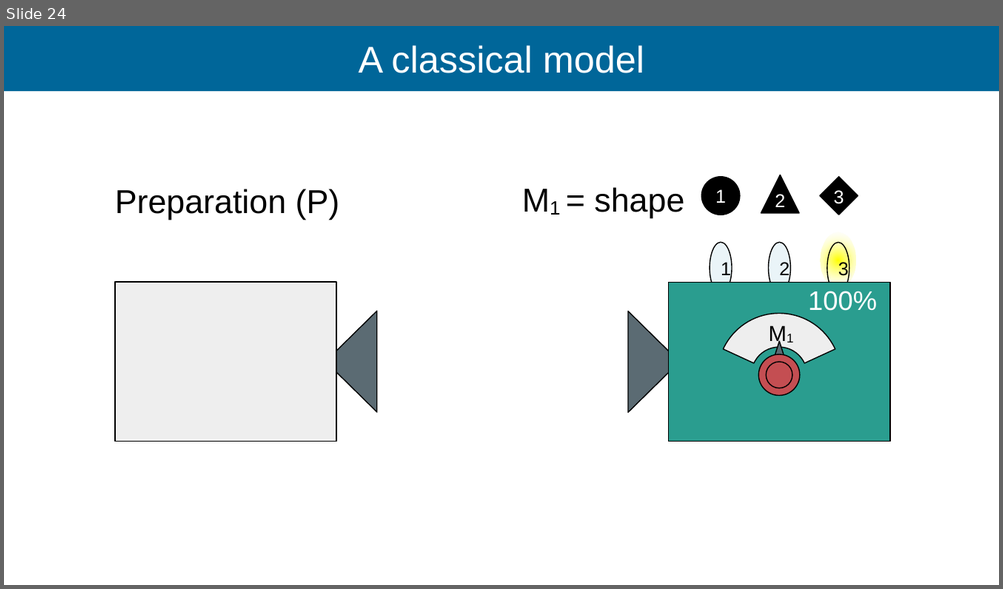
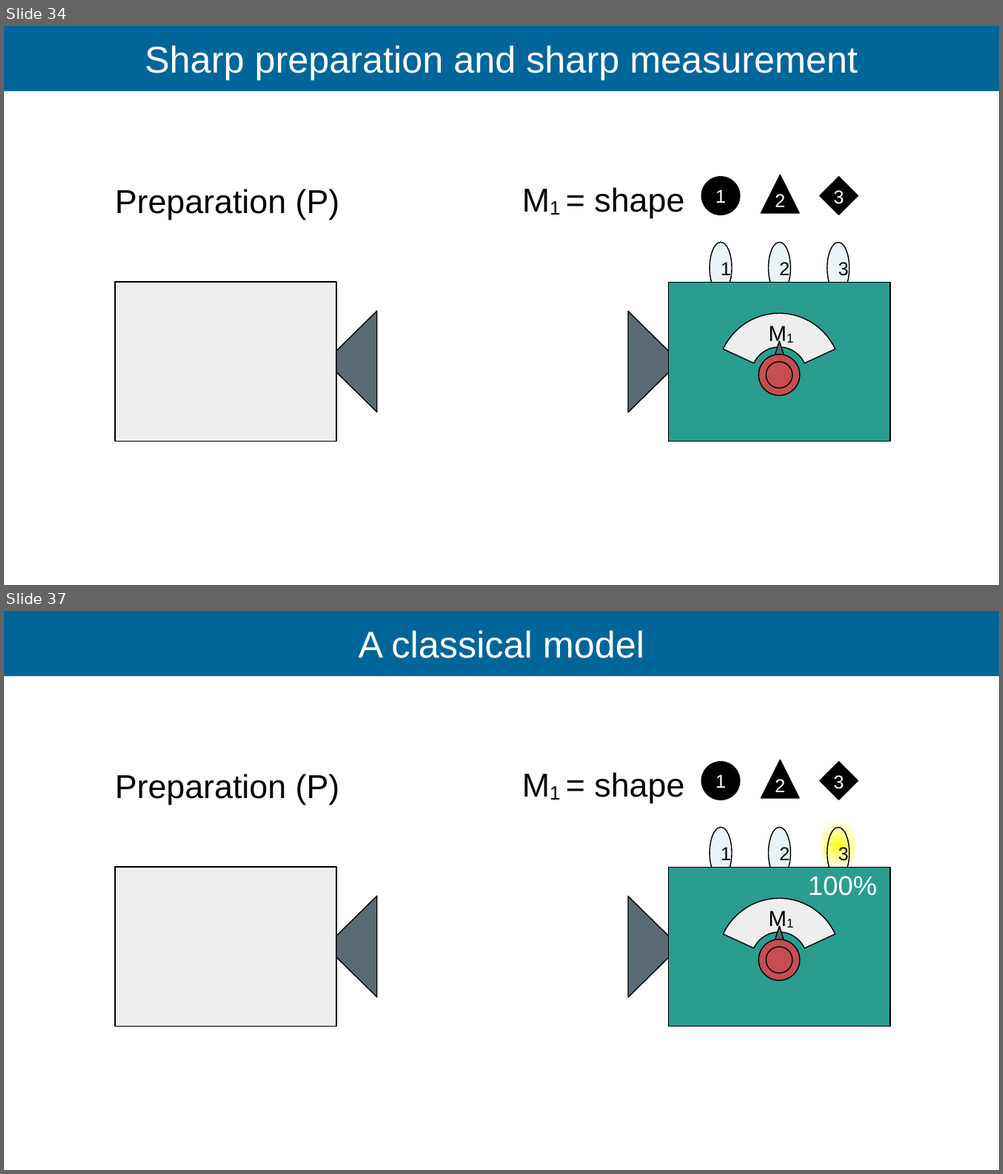
Before and after one commit to Ismaele-vincent/PhD, a slide deck: 2026/Talks/ILL Seminar/ILL seminar 2026.odp. Shown one above the other, each under a label of ours: slide 24 before the commit, slides 34 and 37 after it; the slides between them are not shown. The pictures are 1003x589 and 1003x1174 pixels, drawn with LibreOffice and Linux fonts; fonts in the diff are those of the drawing; background and template pictures are left out. Boxes give left, top, right and bottom in pixels: in the first picture for what was removed or moved away, otherwise in the second. Text is boxed around its words. In the diff, an @@ line names an element or a change of style, - is before the commit and + after.

```diff
--- a/2026/Talks/ILL Seminar/ILL seminar 2026.odp
+++ b/2026/Talks/ILL Seminar/ILL seminar 2026.odp
@@ slide 34 added at bbox=[4, 26, 999, 585], background #FFFFFF; not listed: 1 template element that a slide beside it also shows @@
@@ title added at bbox=[145, 45, 857, 80], 36 pt, text #FFFFFF @@
+Sharp preparation and sharp measurement
@@ ellipse added at bbox=[701, 177, 739, 215], fill #000000, outline #000000 0.99 pt, 18 pt, text #FFFFFF @@
+1
@@ triangle added at bbox=[761, 175, 799, 213], fill #000000, outline #000000 0.99 pt @@
@@ diamond added at bbox=[819, 177, 857, 215], fill #000000, outline #000000 0.99 pt @@
@@ text added at bbox=[115, 189, 340, 220], 32 pt, text #000000 @@
+Preparation (P)
@@ text added at bbox=[594, 187, 684, 218], 32 pt, text #000000 @@
+M1 = shape
@@ text added at bbox=[774, 194, 785, 207], 18 pt, text #FFFFFF @@
+2
@@ text added at bbox=[834, 190, 844, 204], 18 pt, text #FFFFFF @@
+3
@@ ellipse added at bbox=[709, 242, 731, 294], fill #EAF4F8, outline #000000 0.99 pt, 18 pt, text #000000 @@
+1
@@ ellipse added at bbox=[768, 242, 791, 294], fill #EAF4F8, outline #000000 0.99 pt, 18 pt, text #000000 @@
+2
@@ ellipse added at bbox=[826, 242, 848, 294], fill #EAF4F8, outline #000000 0.99 pt, 18 pt, text #000000 @@
+3
@@ rectangle added at bbox=[115, 282, 336, 441], fill #EEEEEE, outline #000000 0.99 pt @@
@@ rectangle added at bbox=[669, 283, 890, 442], fill #2A9D8F, outline #000000 0.99 pt @@
@@ triangle added at bbox=[326, 311, 377, 412], fill #5B6B73, outline #000000 0.99 pt @@
@@ triangle added at bbox=[628, 311, 679, 412], fill #5B6B73, outline #000000 0.99 pt @@
@@ arch (boxed as its full ring) added at bbox=[717, 314, 839, 437], fill #EEEEEE, outline #000000 0.99 pt @@
@@ text added at bbox=[768, 320, 794, 344], 21 pt, text #000000 @@
+M1
@@ ellipse added at bbox=[758, 355, 799, 396], fill #C44E52, outline #000000 0.99 pt @@
@@ triangle added at bbox=[768, 341, 790, 378], fill #5B6B73, outline #000000 0.99 pt @@
@@ ellipse added at bbox=[765, 362, 791, 389], fill #C44E52, outline #000000 0.99 pt @@
@@ what was slide 24 is now slide 37 @@
```
Also in this commit, not shown: 10 slides changed, 28 other slides added, 15 other files.
